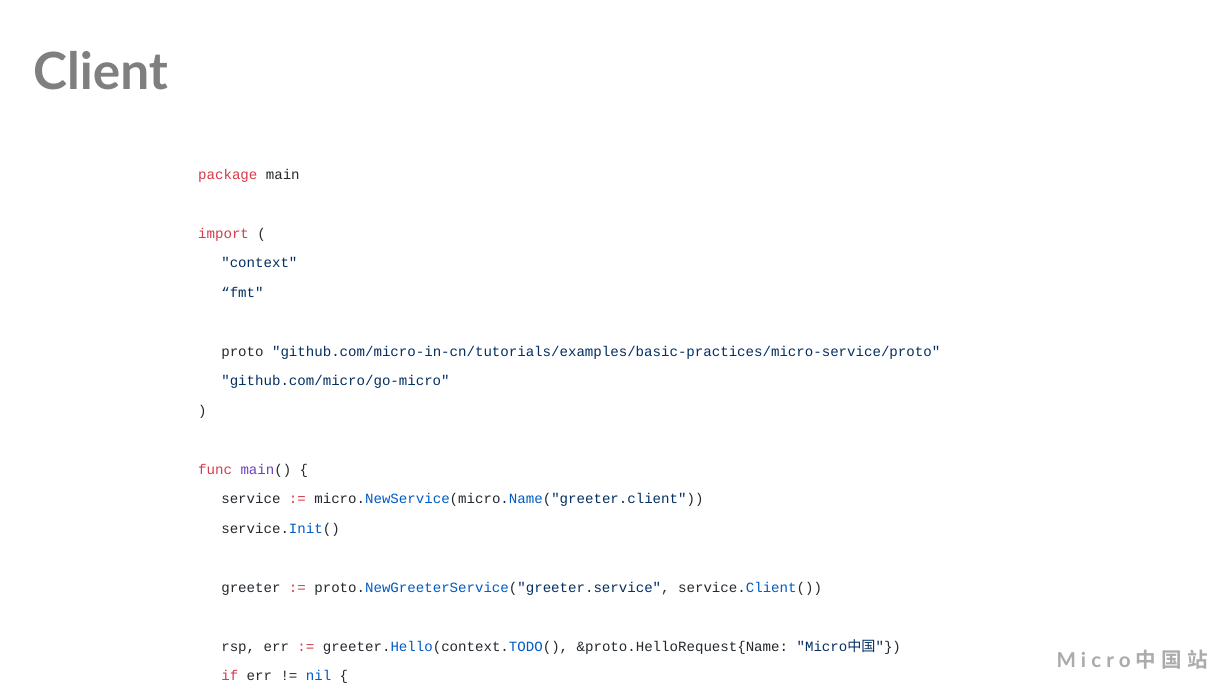
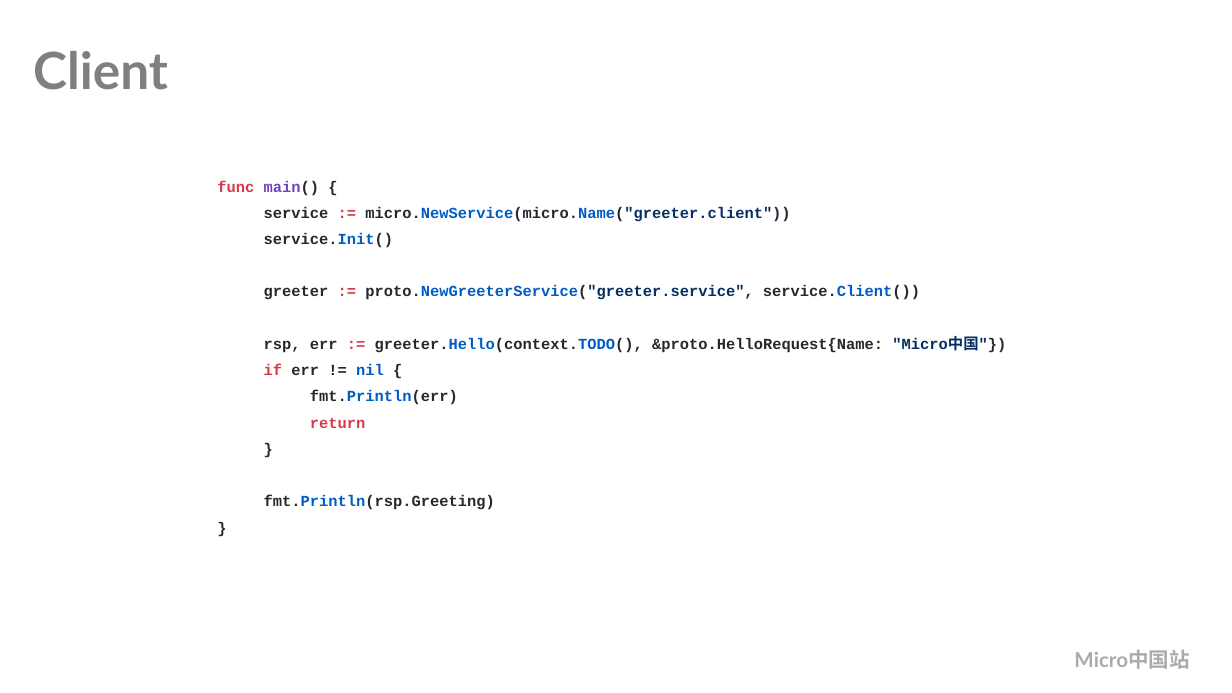
Before and after one commit to stack-labs/learning-videos, a slide deck: slide 5 of docs/Hello World/micro-hello-world.pptx. Drawn at 1232x693 pixels with LibreOffice and Linux fonts; fonts in the diff are those of the drawing; background and template pictures are left out. Boxes give left, top, right and bottom in pixels: in the first picture for what was removed or moved away, otherwise in the second. Text is boxed around its words. In the diff, an @@ line names an element or a change of style, - is before the commit and + after.

```diff
--- a/docs/Hello World/micro-hello-world.pptx
+++ b/docs/Hello World/micro-hello-world.pptx
@@ text at (198, 168, 940, 388): paragraphs removed @@
-package main
-import (
-"context"
-“fmt"
-proto "github.com/micro-in-cn/tutorials/examples/basic-practices/micro-service/proto"
-"github.com/micro/go-micro"
-)
@@ text "func main() {": place and size @@
-text "func main() {" at (198, 168, 940, 680)
+text "func main() {" at (217, 180, 1006, 510)
@@ text "func main() {" at (217, 180, 1006, 510): size 22 to 24 pt, highlight none to #FFFFFF, bold on; line spacing 46pt to 1.43 @@
@@ text "Micro中国站" at (1074, 650, 1189, 669): letter spacing 8 to 0 pt @@
```
Also in this commit, not shown: 5 other slides changed.
